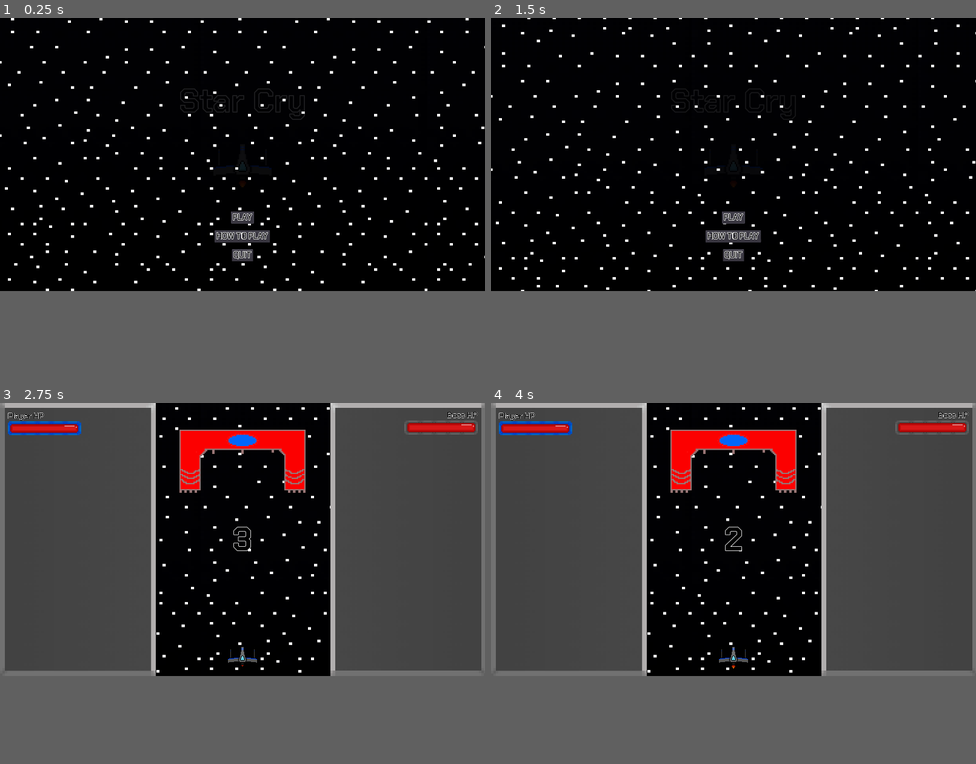
Above: before the commit, frames 1-4 (two rows, left to right).
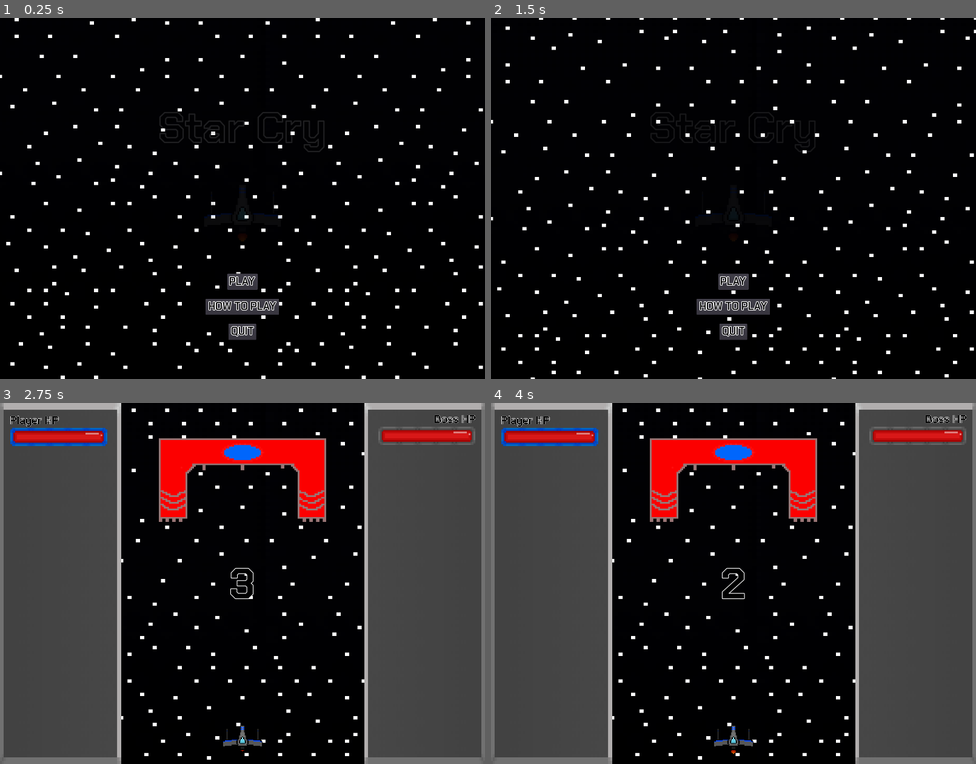
Above: after the commit, the same moments.

Repository: Cecilist/Final-BossFightBulletShooter
Game: Godot game, scene res://Menu/MainMenu.tscn
Two runs of this game, one before a commit and one after it. Both use one fixed random seed, a clock stepped at 60 frames per second and the inputs below.
Inputs:
- Up to frame 1 (0.25 s): no input
- Up to frame 2 (1.5 s): click "HOW TO PLAY" at 0.5 s; click "BACK" at 1.25 s
- Up to frame 3 (2.75 s): click "PLAY" at 2 s
- Up to frame 4 (4 s): tap Enter (play_game) at 2.75, 3.6 s; hold D (move_right) 2.78-3.53 s; hold E (fire_rate_ability) 2.78-3.53 s; tap Space (shoot) at 3.5 s; hold S (move_down) from 3.53 s (still down)
The window is 800x450 before the commit and 800x595 after it. Grey fills any space a smaller window leaves; there, only what the larger window draws over its background counts as a difference.

The runs differ from the first frame. In frame 1, 6.6% of the frame differs, in the area x 0-100%, y 0-100%; in frame 2, 5.6%; in frame 3, 34%; in frame 4, 34%.

Commit message:
Update screen size

Diff:
--- a/project/HUD/HUD.tscn
+++ b/project/HUD/HUD.tscn
@@ -24,12 +24,12 @@
 }
 
 [node name="PlayerHUD" type="Node2D" parent="."]
-position = Vector2( 151.191, 75 )
+position = Vector2( 151.191, 76 )
 scale = Vector2( 0.5, 0.5 )
 
 [node name="PlayerHUDBackground" type="Sprite" parent="PlayerHUD"]
-position = Vector2( 315.621, 928.95 )
-scale = Vector2( 1.93, 2 )
+position = Vector2( 59.621, 928.95 )
+scale = Vector2( 1.13, 2 )
 texture = ExtResource( 3 )
 
 [node name="PlayerHPLabel" type="Label" parent="PlayerHUD"]
@@ -57,12 +57,12 @@
 texture = ExtResource( 4 )
 
 [node name="BossHUD" type="Node2D" parent="."]
-position = Vector2( 1764.65, 75 )
+position = Vector2( 1294, 76 )
 scale = Vector2( 0.5, 0.5 )
 
 [node name="BossHUDBackground" type="Sprite" parent="BossHUD"]
-position = Vector2( -296.196, 928.09 )
-scale = Vector2( 1.93, 2 )
+position = Vector2( -48.196, 928.09 )
+scale = Vector2( 1.13, 2 )
 texture = ExtResource( 3 )
 flip_h = true
 
@@ -88,3 +88,8 @@
 __meta__ = {
 "_edit_use_anchors_": false
 }
+
+[node name="Label" type="Label" parent="."]
+margin_left = 1451.0
+margin_right = 1491.0
+margin_bottom = 14.0
--- a/project/Level/Level.tscn
+++ b/project/Level/Level.tscn
@@ -83,7 +83,7 @@
 
 [node name="Level" type="Node2D"]
 pause_mode = 2
-position = Vector2( 600, 0 )
+position = Vector2( 365, 0 )
 script = ExtResource( 5 )
 
 [node name="Player" parent="." instance=ExtResource( 1 )]
--- a/project/Menu/Instructions.tscn
+++ b/project/Menu/Instructions.tscn
@@ -19,7 +19,7 @@
 font_data = ExtResource( 1 )
 
 [node name="Instructions" type="Node2D"]
-position = Vector2( 960, 540 )
+position = Vector2( 725, 540 )
 script = ExtResource( 2 )
 
 [node name="BackButton" type="Button" parent="."]
@@ -27,9 +27,9 @@
 anchor_top = 0.5
 anchor_right = 0.5
 anchor_bottom = 0.5
-margin_left = -948.059
+margin_left = -705.333
 margin_top = -525.845
-margin_right = -855.059
+margin_right = -612.333
 margin_bottom = -477.845
 custom_fonts/font = SubResource( 1 )
 custom_colors/font_color = Color( 0, 0, 0, 1 )
--- a/project/Menu/MainMenu.tscn
+++ b/project/Menu/MainMenu.tscn
@@ -66,7 +66,7 @@
 extents = Vector2( 1207.41, 871.501 )
 
 [node name="MainMenu" type="Node2D"]
-position = Vector2( 960, 540 )
+position = Vector2( 725, 540 )
 script = ExtResource( 3 )
 
 [node name="TitleLabel" type="Label" parent="."]
--- a/project/project.godot
+++ b/project/project.godot
@@ -66,7 +66,7 @@
 
 [display]
 
-window/size/width=1920
+window/size/width=1450
 window/size/height=1080
 window/stretch/mode="2d"
 window/stretch/aspect="keep"
